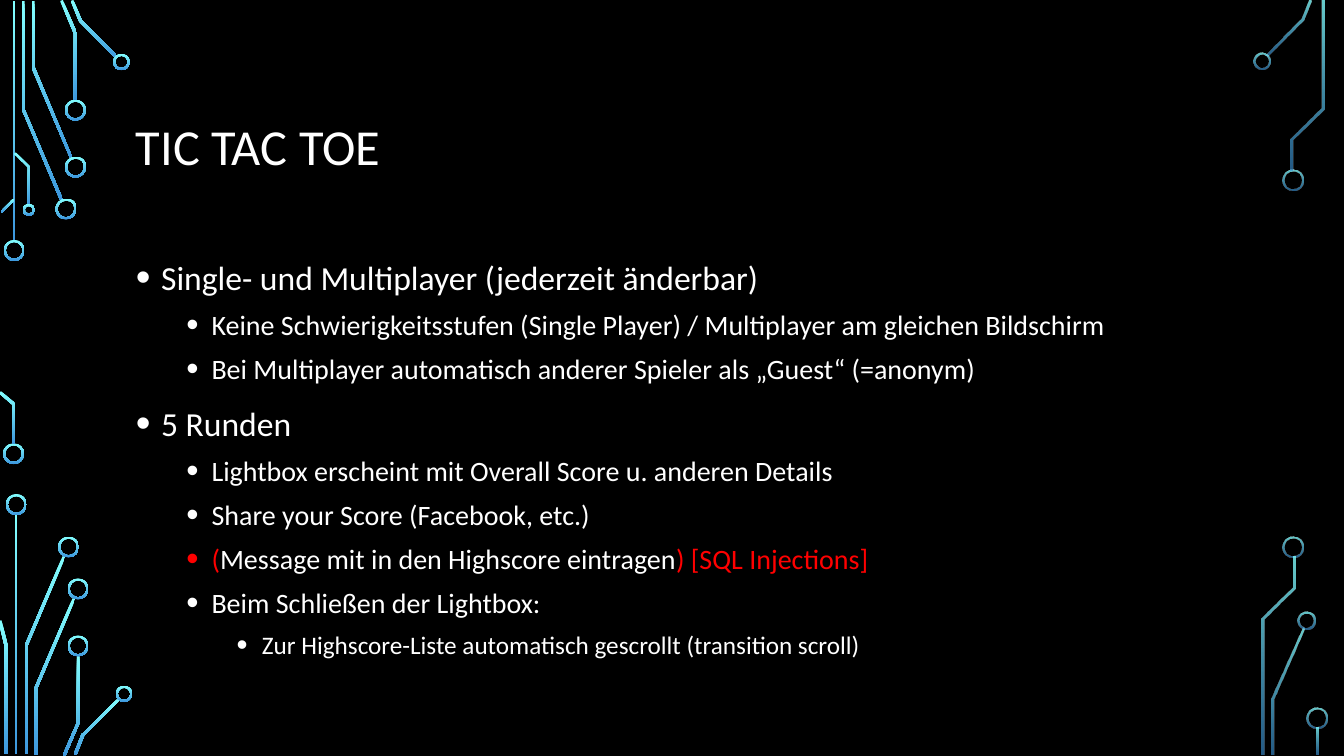
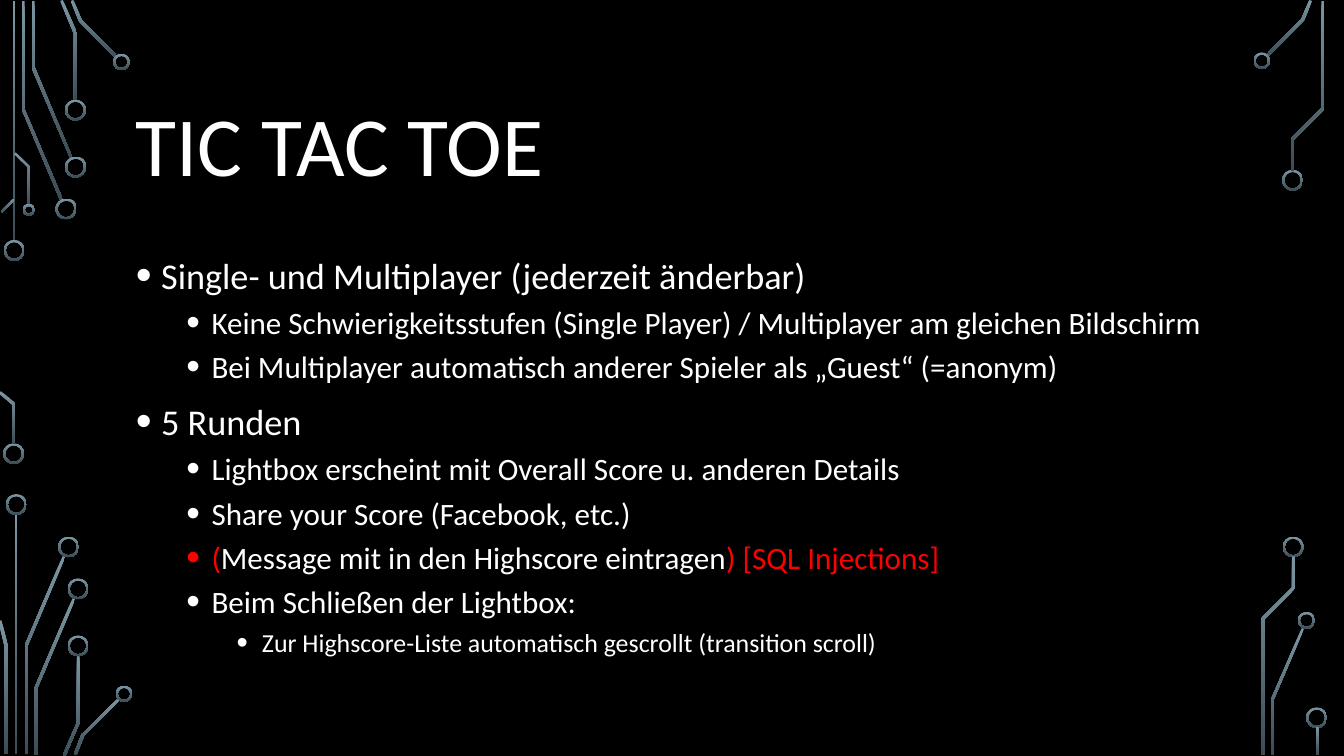
Before and after one commit to wsdt/TicTacToe, a slide deck: slide 5 of TicTacToe.pptx (slide 4 before the commit). Drawn at 1344x756 pixels with LibreOffice and Linux fonts; fonts in the diff are those of the drawing; background and template pictures are left out. Boxes give left, top, right and bottom in pixels: in the first picture for what was removed or moved away, otherwise in the second. Text is boxed around its words. In the diff, an @@ line names an element or a change of style, - is before the commit and + after.

```diff
--- a/TicTacToe.pptx
+++ b/TicTacToe.pptx
@@ fill gradient #82FFFF to #3D97DE to gradient #7C96A3 to #3B4C54 in 36 elements at bbox=[4, 240, 25, 261], bbox=[3, 444, 24, 465], bbox=[22, 1, 63, 201], bbox=[55, 199, 77, 220], bbox=[31, 1, 72, 158], bbox=[60, 0, 78, 101], bbox=[65, 156, 86, 177], bbox=[65, 100, 86, 121], bbox=[71, 0, 117, 58], bbox=[113, 53, 131, 70], bbox=[1, 199, 15, 213], bbox=[0, 391, 15, 445], bbox=[14, 152, 30, 205], bbox=[22, 204, 34, 216], bbox=[15, 514, 18, 755], bbox=[24, 556, 65, 754], bbox=[6, 494, 27, 515], bbox=[0, 620, 7, 754], bbox=[58, 536, 80, 558], bbox=[34, 598, 76, 755], bbox=[63, 655, 80, 756], bbox=[68, 579, 89, 600], bbox=[68, 635, 89, 656], bbox=[74, 698, 120, 755], bbox=[116, 686, 133, 702], bbox=[1266, 0, 1313, 56], bbox=[1253, 52, 1270, 70], bbox=[1282, 169, 1304, 191], bbox=[1271, 628, 1305, 755], bbox=[1299, 612, 1316, 629], bbox=[1292, 1, 1325, 171], bbox=[1284, 536, 1305, 558], bbox=[1261, 557, 1296, 755], bbox=[1307, 708, 1328, 729], bbox=[1317, 727, 1320, 755], bbox=[12, 1, 15, 242] @@
@@ title "TIC TAC TOE" at bbox=[136, 121, 543, 177]: size 36 to 60 pt @@
@@ text "Single- und Multiplayer (jederzeit änderbar)" at bbox=[161, 262, 1201, 657]: size 24 to 25.9 pt in "Single- und Multiplayer (jederzeit änderbar)", "5 Runden"; size 20 to 22.2 pt in "Keine Schwierigkeitsstufen (Single Player) / Multiplayer am ...", "Bei Multiplayer automatisch anderer Spieler als „Guest“ ...", "Lightbox erscheint mit Overall Score u. anderen ...", "Share your Score (Facebook, etc.)" and 2 more places; size 18 to 18.5 pt in "Zur Highscore-Liste automatisch gescrollt (transition scroll ..."; line spacing 1.1 to 1 @@
```
Also in this commit, not shown: 5 other slides changed, 3 slides added.
